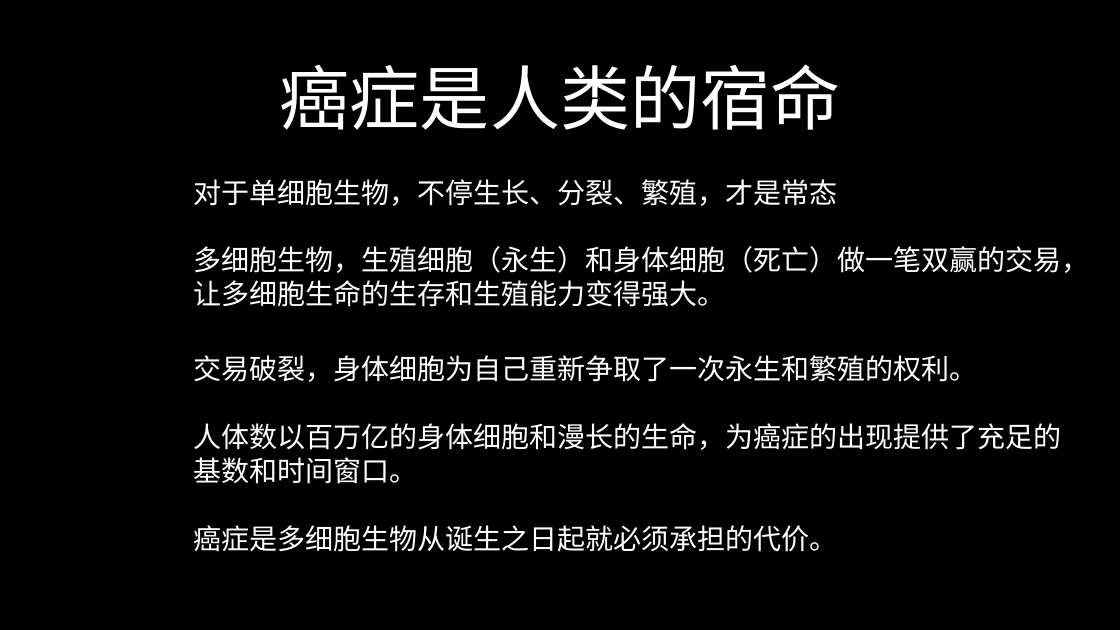
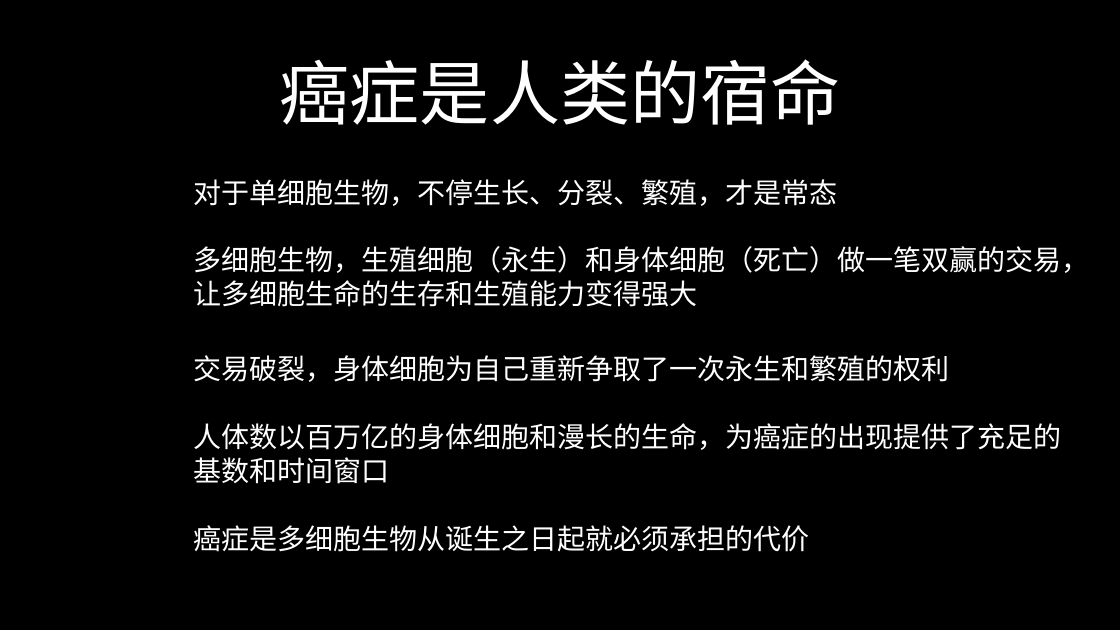
Before and after one commit to FredJiangFei/freetalk, a slide deck: slide 3 of 癌症/癌症.pptx. Drawn at 1120x630 pixels with LibreOffice and Linux fonts; fonts in the diff are those of the drawing. Boxes give left, top, right and bottom in pixels: in the first picture for what was removed or moved away, otherwise in the second. Text is boxed around its words. In the diff, an @@ line names an element or a change of style, - is before the commit and + after.

Commit message:
ai

```diff
--- a/癌症/癌症.pptx
+++ b/癌症/癌症.pptx
@@ title "癌症是人类的宿命" at (280,59,840,125): font Calibri to Noto Sans CJK SC @@
@@ text at (193,246,1089,307): text changed; font Calibri to Noto Sans CJK SC @@
-多细胞生物，生殖细胞（永生）和身体细胞（死亡）做一笔双赢的交易，让多细胞生命的生存和生殖能力变得强大。
+多细胞生物，生殖细胞（永生）和身体细胞（死亡）做一笔双赢的交易，让多细胞生命的生存和生殖能力变得强大
@@ text at (193,355,949,382): text changed; font Calibri to Noto Sans CJK SC @@
-交易破裂，身体细胞为自己重新争取了一次永生和繁殖的权利。
+交易破裂，身体细胞为自己重新争取了一次永生和繁殖的权利
@@ text at (193,423,1061,484): text changed; font Calibri to Noto Sans CJK SC @@
-人体数以百万亿的身体细胞和漫长的生命，为癌症的出现提供了充足的基数和时间窗口。
+人体数以百万亿的身体细胞和漫长的生命，为癌症的出现提供了充足的基数和时间窗口
@@ text at (193,525,809,552): text changed; font Calibri to Noto Sans CJK SC @@
-癌症是多细胞生物从诞生之日起就必须承担的代价。
+癌症是多细胞生物从诞生之日起就必须承担的代价
```
Also in this commit, not shown: 14 other slides changed, 1 slide added.
